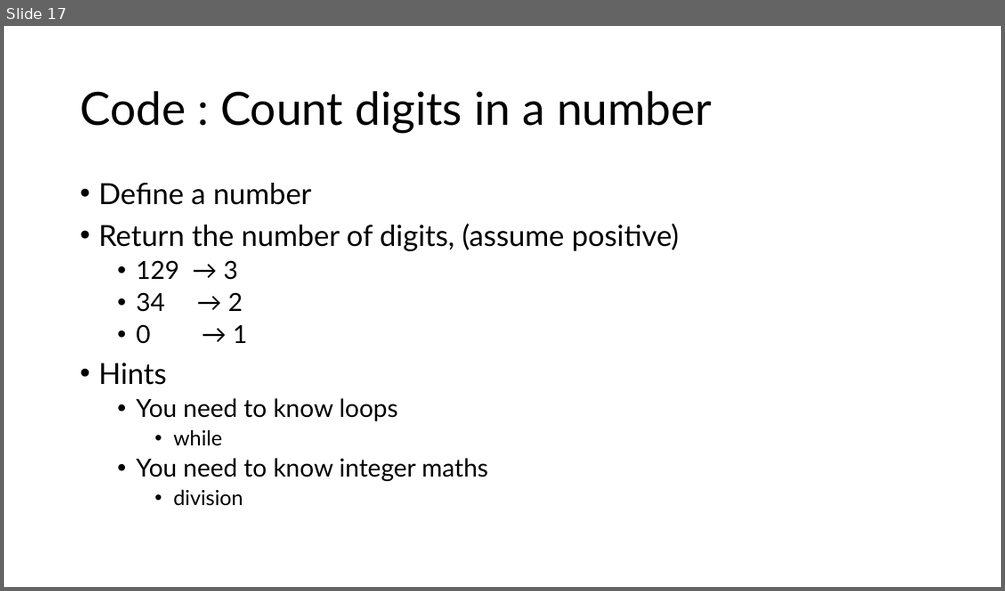
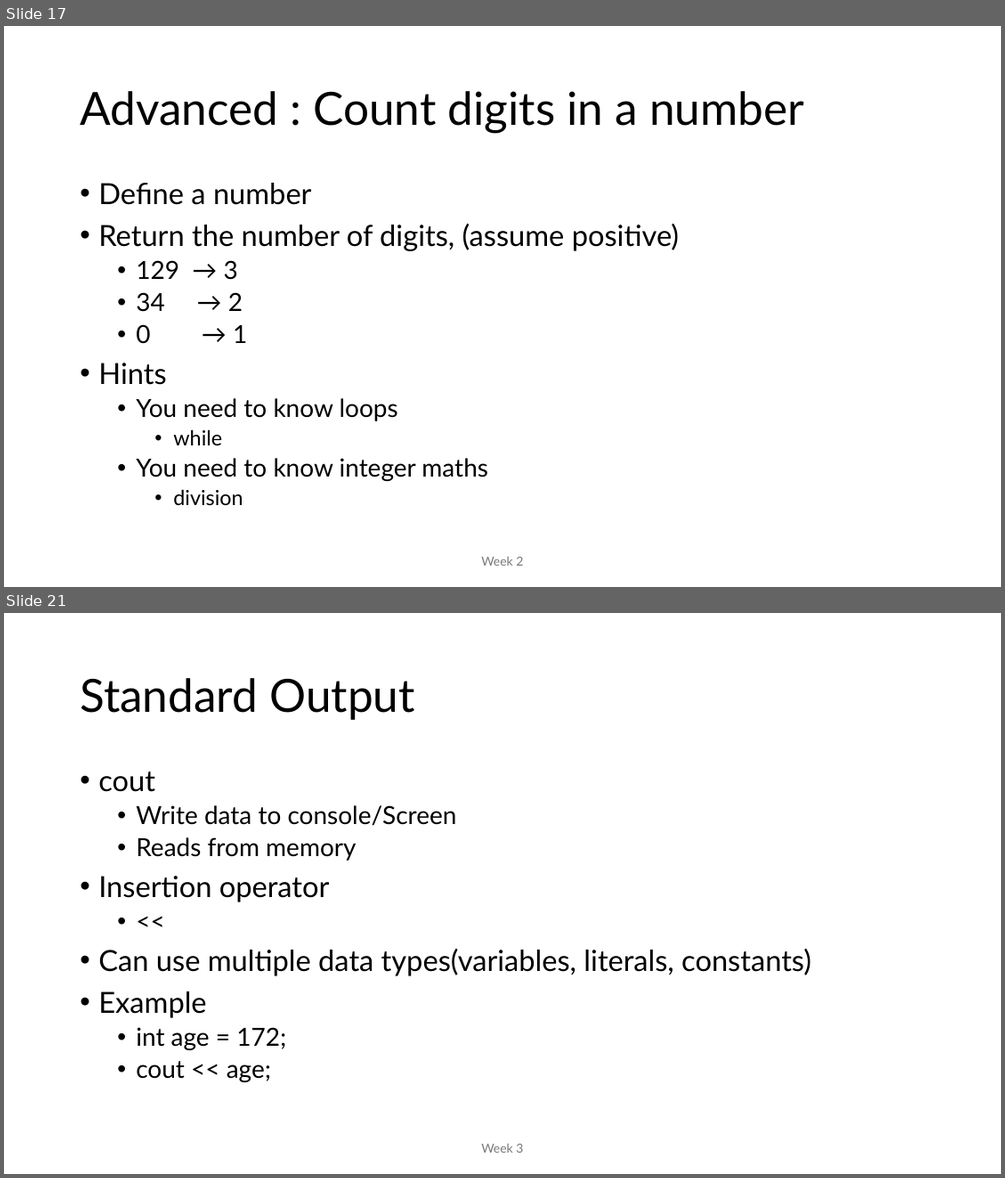
Before and after one commit to MoklaEducation/ems_fall_2025_cpp101, a slide deck: all/Intro to Programming_all.pptx. Shown one above the other, each under a label of ours: slide 17 before the commit, slides 17 and 21 after it; the slides between them are not shown. The pictures are 1005x591 and 1005x1178 pixels, drawn with LibreOffice and Linux fonts; fonts in the diff are those of the drawing. Boxes give left, top, right and bottom in pixels: in the first picture for what was removed or moved away, otherwise in the second. Text is boxed around its words. In the diff, an @@ line names an element or a change of style, - is before the commit and + after.

```diff
--- a/all/Intro to Programming_all.pptx
+++ b/all/Intro to Programming_all.pptx
@@ slide 21 added at (4, 613, 1001, 1174), background #FFFFFF @@
@@ title added at (80, 678, 414, 720), 44 pt, text #000000 @@
+Standard Output
@@ text added at (98, 771, 811, 1082), 28 pt, text #000000 @@
+• cout
+  • Write data to console/Screen
+  • Reads from memory
+• Insertion operator
+  • <<
+• Can use multiple data types(variables, literals, constants)
+• Example
+  • int age = 172;
+  • cout << age;
@@ text added at (481, 1143, 523, 1152), 12 pt, text #797979 @@
+Week 3
@@ slide 17 changed as well @@
@@ title at (80, 91, 804, 133): text changed @@
-Code : Count digits in a number
+Advanced : Count digits in a number
@@ text added at (481, 556, 523, 565), 12 pt, text #797979 @@
+Week 2
```
Also in this commit, not shown: 16 other slides changed, 9 other slides added, 2 other files.
